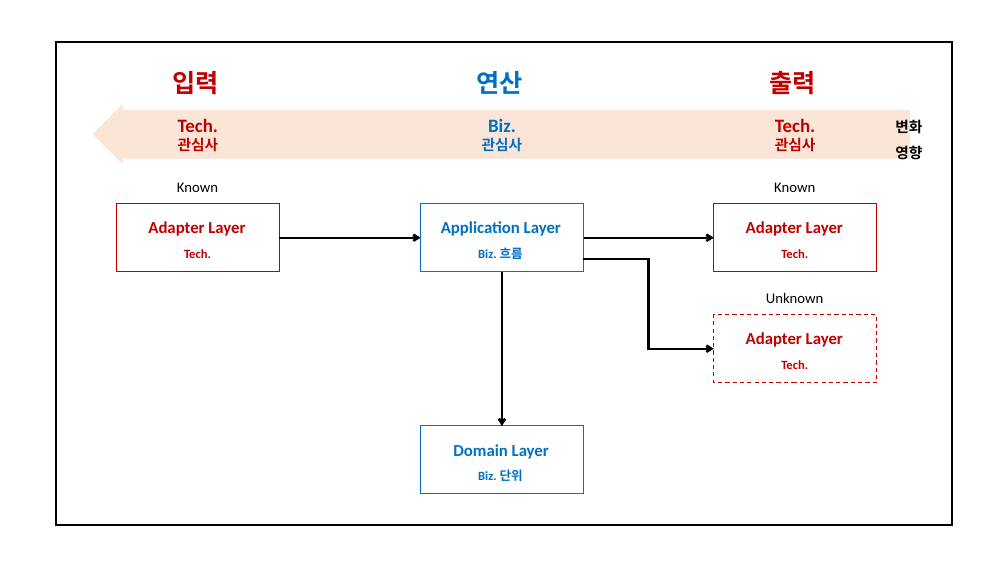
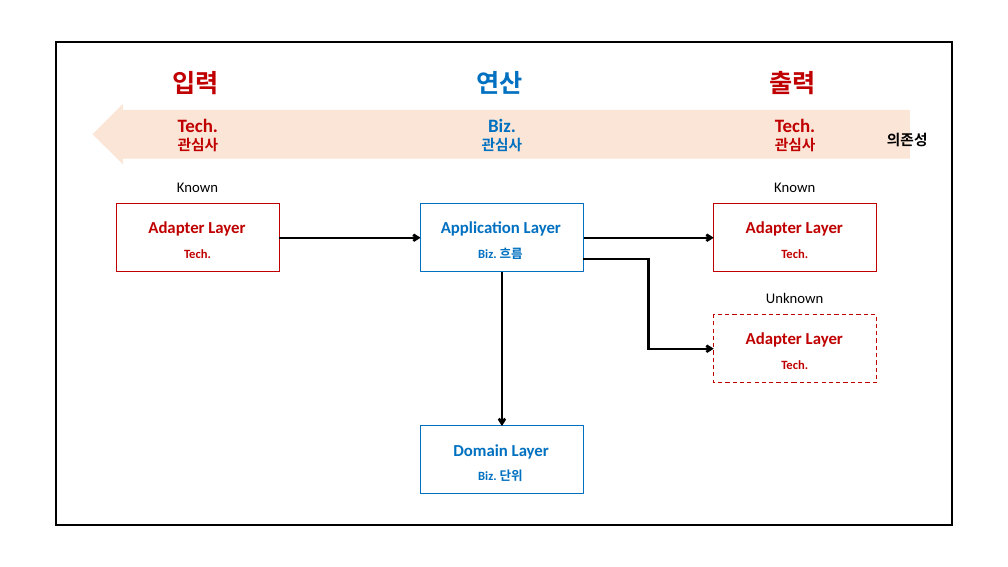
Before and after one commit to hhko/beyondcode, a slide deck: slide 20 of README.pptx (slide 9 before the commit). Drawn at 1008x567 pixels with LibreOffice and Linux fonts; fonts in the diff are those of the drawing. Boxes give left, top, right and bottom in pixels: in the first picture for what was removed or moved away, otherwise in the second. Text is boxed around its words. In the diff, an @@ line names an element or a change of style, - is before the commit and + after.

```diff
--- a/README.pptx
+++ b/README.pptx
@@ text at (887,131,928,150): text changed @@
-변화
-영향
+의존성
```
Also in this commit, not shown: 7 other slides changed, 10 slides added, 2 slides removed, 51 other files.
